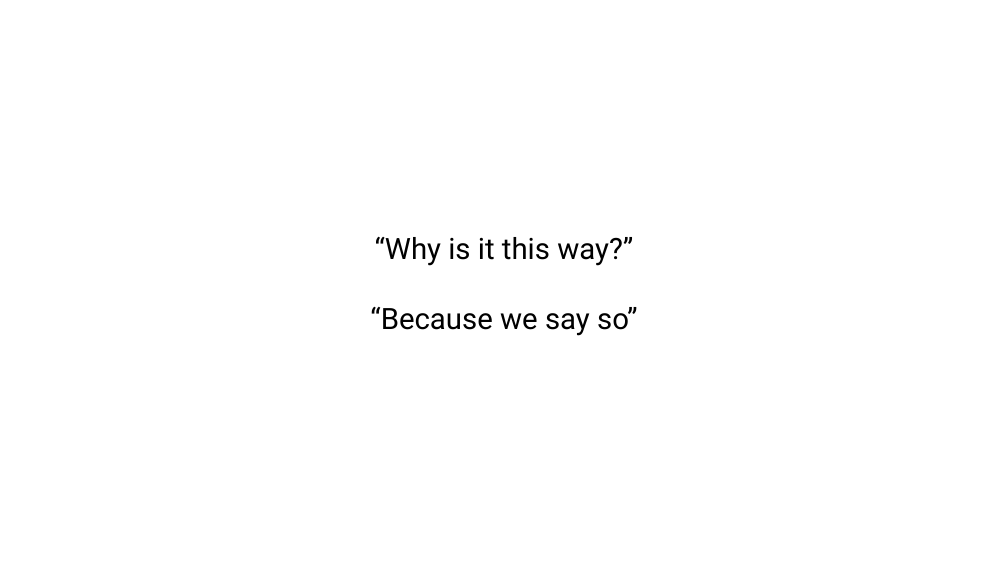
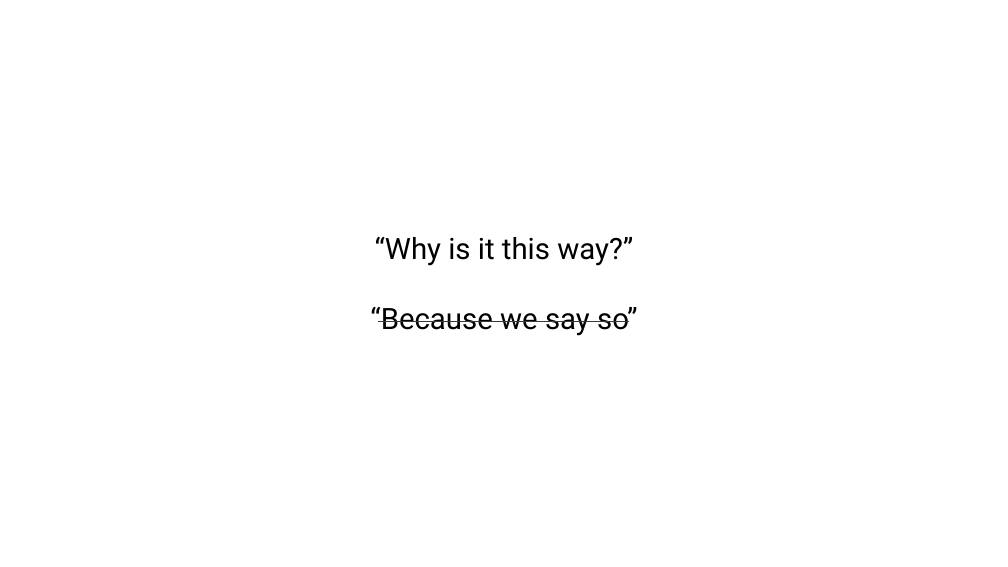
Before and after one commit to DylanLawless/DylanLawless.github.io, a slide deck: slide 2 of pages/usage_examples/uses_pitch.pptx. Drawn at 1008x567 pixels with LibreOffice and Linux fonts; fonts in the diff are those of the drawing. Boxes give left, top, right and bottom in pixels: in the first picture for what was removed or moved away, otherwise in the second. Text is boxed around its words. In the diff, an @@ line names an element or a change of style, - is before the commit and + after.

```diff
--- a/pages/usage_examples/uses_pitch.pptx
+++ b/pages/usage_examples/uses_pitch.pptx
@@ line added from (629, 321) to (378, 321), #C00000 0.5 pt @@
```
Also in this commit, not shown: 5 other slides changed, 1 slide added, 3 other files.
